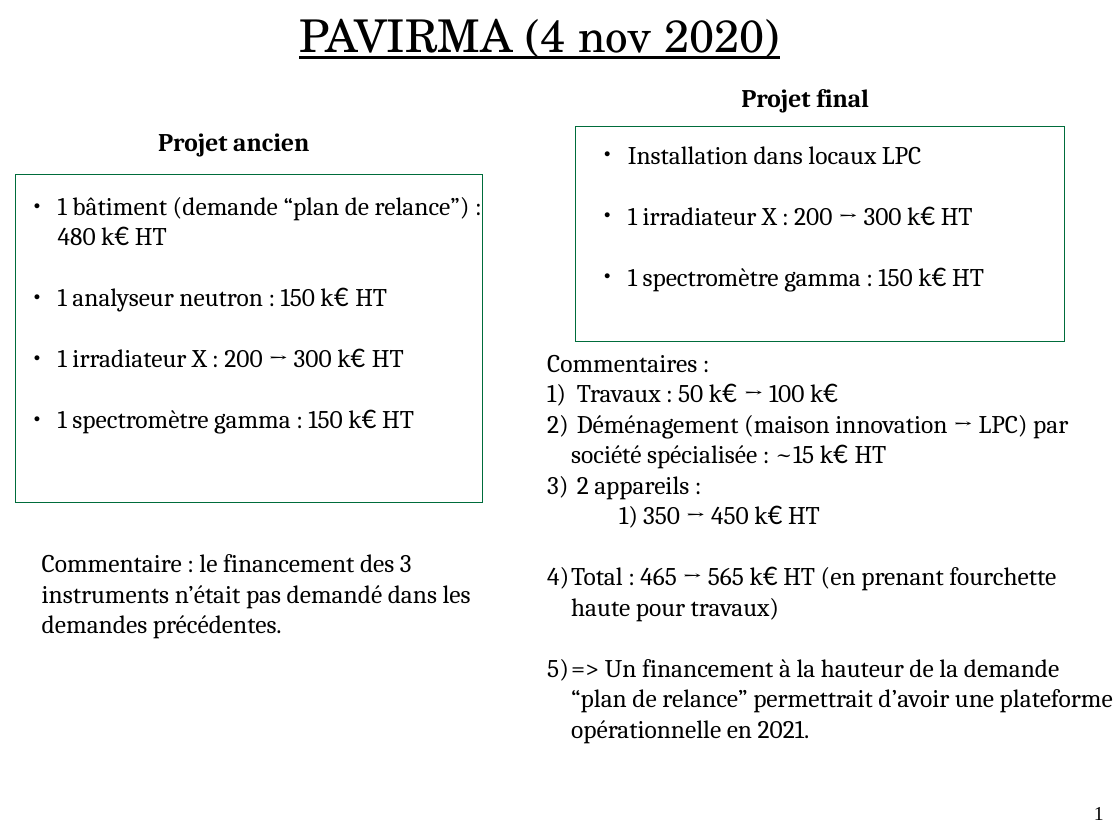
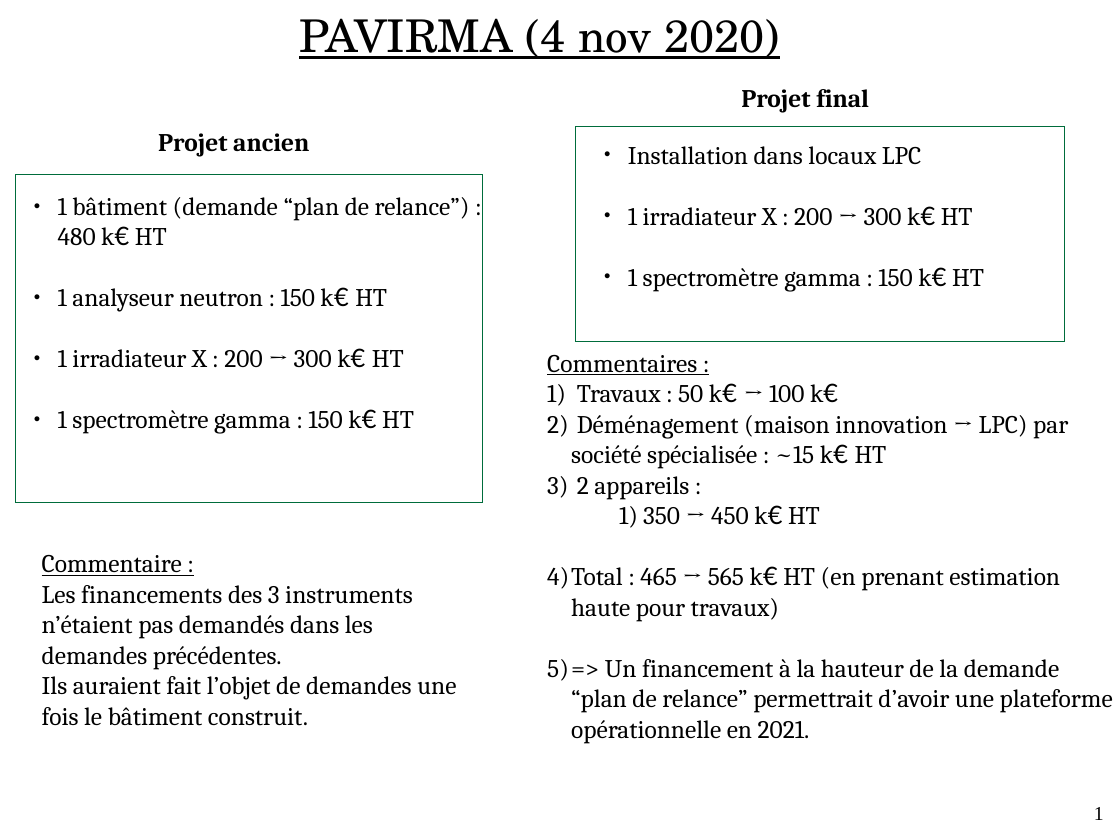
Before and after one commit to ebusato/talks-pavirma, a slide deck: slide 1 of 2020-11-04_PresentationALaPresidence/pavirma_2020-11-04.odp. Drawn at 1120x840 pixels with LibreOffice and Linux fonts; fonts in the diff are those of the drawing. Boxes give left, top, right and bottom in pixels: in the first picture for what was removed or moved away, otherwise in the second. Text is boxed around its words. In the diff, an @@ line names an element or a change of style, - is before the commit and + after.

```diff
--- a/2020-11-04_PresentationALaPresidence/pavirma_2020-11-04.odp
+++ b/2020-11-04_PresentationALaPresidence/pavirma_2020-11-04.odp
@@ text at (547, 355, 697, 375): underline on in "Commentaires :" @@
@@ text at (42, 555, 456, 726): text changed @@
-Commentaire : le financement des 3 instruments n’était pas demandé dans les demandes précédentes.
+Commentaire :
+Les financements des 3 instruments n’étaient pas demandés dans les demandes précédentes.
+Ils auraient fait l’objet de demandes une fois le bâtiment construit.
@@ text at (547, 566, 1060, 621): text changed @@
-4) Total : 465 → 565 k€ HT (en prenant fourchette haute pour travaux)
+4) Total : 465 → 565 k€ HT (en prenant estimation haute pour travaux)
```
Also in this commit, not shown: 2 other files.
